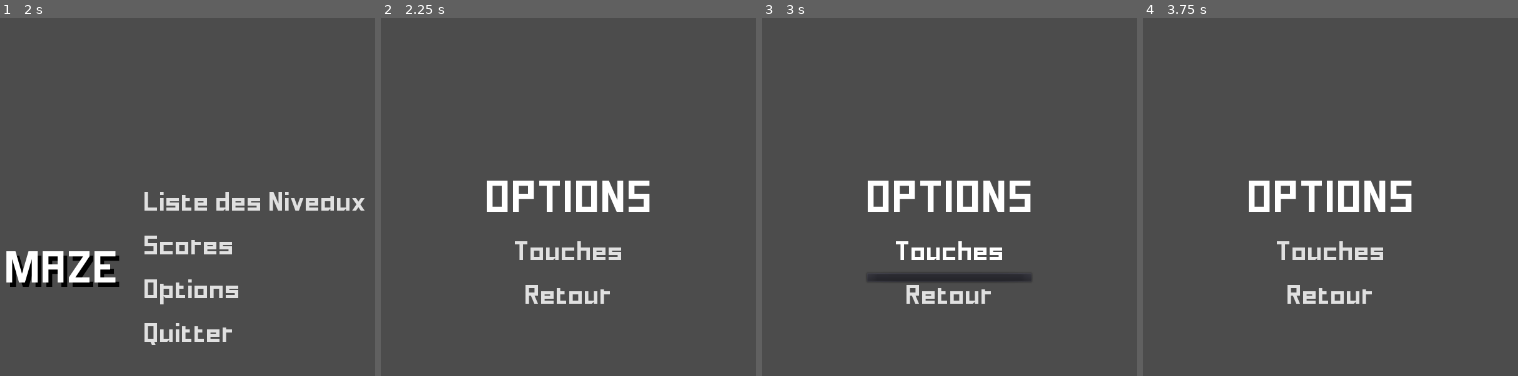
Above: before the commit, frames 1-4 (left to right).
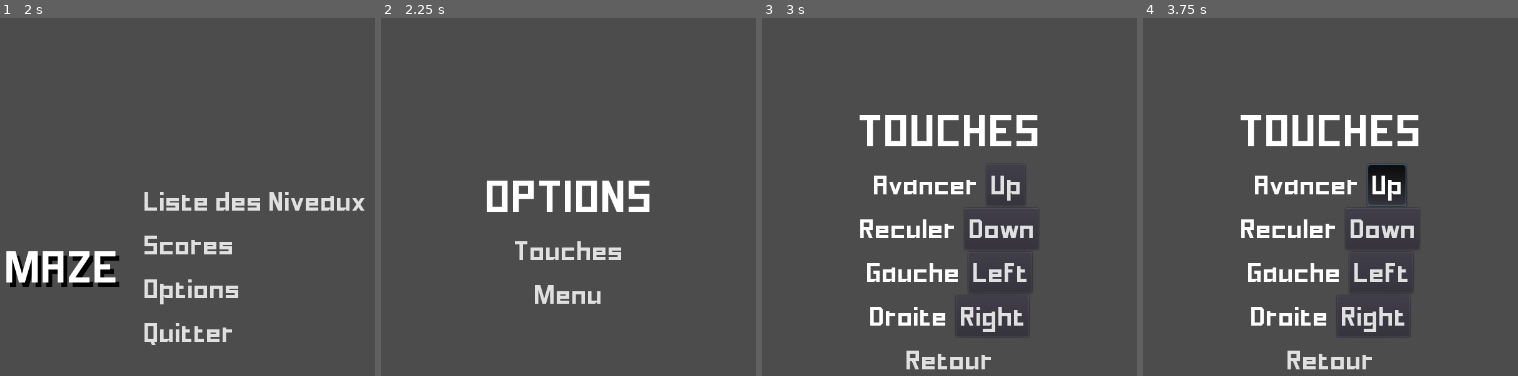
Above: after the commit, the same moments.

Repository: arlr/Maze
Game: Godot game, scene res://Menus/Main_Menu/MainMenu.tscn
Two runs of this game, one before a commit and one after it. Both use one fixed random seed, a clock stepped at 60 frames per second and the inputs below.
Inputs (mouse positions are in pixels of both pictures, inside the frame that each line leads up to):
- Up to frame 1 (2 s): click "Liste des Niveaux" at 0.5 s; click "Retour" at 1.25 s
- Up to frame 2 (2.25 s): click "Options" at 2 s
- Up to frame 3 (3 s): click "Touches" at 2.75 s
- Up to frame 4 (3.75 s): click (1386, 186) at 3.5 s, where only the run after the commit has a clickable "Up"

Frame 1 is identical in both runs. In frame 2, 0.6% of the frame differs, in the area x 38-62%, y 74-80%; in frame 3, 9.9%; in frame 4, 10%, in the area x 25-74%, y 27-99%.

Commit message:
Correction du bug pour l'affectation des touches
Dans les prametres de base du projet il y avait la possiblitée de mettre 2 touches pour une action.
J'ai donc autoriser 1 seule touche par action.

Diff:
--- a/Menus/Options/OptionMenu.gd
+++ b/Menus/Options/OptionMenu.gd
@@ -13,5 +13,9 @@
 #	pass
 
 
-func _on_BP_Retour_pressed():
-	VariableGlobal._deferred_goto_scene(VariableGlobal.old_scene)
+func _on_BP_Menu_pressed():
+	VariableGlobal._deferred_goto_scene("res://Menus/Main_Menu/MainMenu.tscn")
+
+
+func _on_BP_Touches_pressed():
+	VariableGlobal._deferred_goto_scene("res://Menus/Options/Touches/Affectation_touhes.tscn")
--- a/Menus/Options/OptionMenu.tscn
+++ b/Menus/Options/OptionMenu.tscn
@@ -33,10 +33,11 @@
 custom_fonts/font = ExtResource( 3 )
 text = "Touches"
 
-[node name="BP_Retour" type="MenuButton" parent="VBoxContainer"]
+[node name="BP_Menu" type="MenuButton" parent="VBoxContainer"]
 margin_top = 161.0
 margin_right = 269.0
 margin_bottom = 222.0
 custom_fonts/font = ExtResource( 3 )
-text = "Retour"
-[connection signal="pressed" from="VBoxContainer/BP_Retour" to="." method="_on_BP_Retour_pressed"]
+text = "Menu"
+[connection signal="pressed" from="VBoxContainer/BP_Touches" to="." method="_on_BP_Touches_pressed"]
+[connection signal="pressed" from="VBoxContainer/BP_Menu" to="." method="_on_BP_Menu_pressed"]
--- /dev/null
+++ b/Menus/Options/Touches/Affectation_touhes.gd
@@ -0,0 +1,79 @@
+extends Control
+
+#Source https://www.gotut.net/godot-key-bindings-tutorial/
+
+# Declare member variables here. Examples:
+# var a = 2
+# var b = "text"
+
+# Called when the node enters the scene tree for the first time.
+func _ready():
+	_set_keys()
+
+# Called every frame. 'delta' is the elapsed time since the previous frame.
+#func _process(delta):
+#	pass
+
+var can_change_key = false
+var action_string
+enum ACTIONS {ui_up, ui_down, ui_left, ui_right}
+
+func _set_keys():
+	for j in ACTIONS:
+		get_node("VBoxContainer/HBoxContainer_" + str(j) + "/Button_" + str(j)).set_pressed(false)
+		if !InputMap.get_action_list(j).empty():
+			print_debug((" Bouton " + str(j) + " text : " + str(InputMap.get_action_list(j)[0])))
+			print_debug(" $$$$ List " + str(j) + " = " + str(InputMap.get_action_list(j)))
+			get_node("VBoxContainer/HBoxContainer_" + str(j) + "/Button_" + str(j)).set_text(InputMap.get_action_list(j)[0].as_text())
+		else:
+			get_node("VBoxContainer/HBoxContainer_" + str(j) + "/Button_" + str(j)).set_text("No Button!")
+
+func _mark_button(string):
+	print_debug("mark button str = " + string)
+	can_change_key = true
+	action_string = string
+
+	for j in ACTIONS:
+		if j != string:
+			get_node("VBoxContainer/HBoxContainer_" + str(j) + "/Button_" + str(j)).set_pressed(false)
+
+func _input(event):
+	if event is InputEventKey:
+		print_debug("Can change key : " + str(can_change_key))
+		if can_change_key:
+			_change_key(event)
+			can_change_key = false
+
+func _change_key(new_key):
+	print_debug("CHANGE KEY FUNC")
+	#Delete key of pressed button
+	print_debug("New key = " + str(new_key))
+	if !InputMap.get_action_list(action_string).empty():
+		InputMap.action_erase_event(action_string, InputMap.get_action_list(action_string)[0])
+
+	#Check if new key was assigned somewhere
+	for i in ACTIONS:
+		if InputMap.action_has_event(i, new_key):
+			InputMap.action_erase_event(i, new_key)
+
+	#Add new Key
+	print_debug(" --------- Action string = " + str(action_string))
+	print_debug(" +++++++++ New key = " + str(new_key))
+	print_debug( typeof(new_key))
+	InputMap.action_add_event(action_string, new_key)
+	_set_keys()
+
+func _on_Button_ui_up_pressed():
+	_mark_button("ui_up")
+
+func _on_Button_ui_down_pressed():
+	_mark_button("ui_down")
+
+func _on_Button_ui_left_pressed():
+	_mark_button("ui_left")
+
+func _on_Button_ui_right_pressed():
+	_mark_button("ui_right")
+
+func _on_Retour_pressed():
+	VariableGlobal._deferred_goto_scene(VariableGlobal.old_scene)
--- a/Menus/Options/Touches/Affectation_touhes.tscn
+++ b/Menus/Options/Touches/Affectation_touhes.tscn
@@ -1,11 +1,13 @@
-[gd_scene load_steps=3 format=2]
+[gd_scene load_steps=4 format=2]
 
-[ext_resource path="res://Fonts/Title_FontDynamic.tres" type="DynamicFont" id=1]
-[ext_resource path="res://Fonts/Menu_FontDynamic.tres" type="DynamicFont" id=2]
+[ext_resource path="res://Menus/Options/Touches/Affectation_touhes.gd" type="Script" id=1]
+[ext_resource path="res://Fonts/Title_FontDynamic.tres" type="DynamicFont" id=2]
+[ext_resource path="res://Fonts/Menu_FontDynamic.tres" type="DynamicFont" id=3]
 
 [node name="Affectation_touhes" type="Control"]
 anchor_right = 1.0
 anchor_bottom = 1.0
+script = ExtResource( 1 )
 
 [node name="VBoxContainer" type="VBoxContainer" parent="."]
 anchor_left = 0.5
@@ -23,104 +25,117 @@
 [node name="Touches" type="Label" parent="VBoxContainer"]
 margin_right = 640.0
 margin_bottom = 92.0
-custom_fonts/font = ExtResource( 1 )
+custom_fonts/font = ExtResource( 2 )
 text = "Touches"
 align = 1
 uppercase = true
 
-[node name="HBoxContainer_Avancer" type="HBoxContainer" parent="VBoxContainer"]
+[node name="HBoxContainer_ui_up" type="HBoxContainer" parent="VBoxContainer"]
 margin_top = 96.0
 margin_right = 640.0
-margin_bottom = 151.0
+margin_bottom = 157.0
 grow_horizontal = 2
 grow_vertical = 2
 alignment = 1
 
-[node name="Avancer" type="Label" parent="VBoxContainer/HBoxContainer_Avancer"]
+[node name="Avancer" type="Label" parent="VBoxContainer/HBoxContainer_ui_up"]
 margin_left = 223.0
+margin_top = 3.0
 margin_right = 401.0
-margin_bottom = 55.0
-custom_fonts/font = ExtResource( 2 )
+margin_bottom = 58.0
+custom_fonts/font = ExtResource( 3 )
 text = "Avancer "
 align = 1
 
-[node name="Button" type="Button" parent="VBoxContainer/HBoxContainer_Avancer"]
+[node name="Button_ui_up" type="Button" parent="VBoxContainer/HBoxContainer_ui_up"]
 margin_left = 405.0
 margin_right = 417.0
-margin_bottom = 55.0
+margin_bottom = 61.0
+custom_fonts/font = ExtResource( 3 )
 toggle_mode = true
 
-[node name="HBoxContainer_Reculer" type="HBoxContainer" parent="VBoxContainer"]
-margin_top = 155.0
+[node name="HBoxContainer_ui_down" type="HBoxContainer" parent="VBoxContainer"]
+margin_top = 161.0
 margin_right = 640.0
-margin_bottom = 210.0
+margin_bottom = 222.0
 grow_horizontal = 2
 grow_vertical = 2
 alignment = 1
 
-[node name="Reculer" type="Label" parent="VBoxContainer/HBoxContainer_Reculer"]
+[node name="Reculer" type="Label" parent="VBoxContainer/HBoxContainer_ui_down"]
 margin_left = 229.0
+margin_top = 3.0
 margin_right = 394.0
-margin_bottom = 55.0
-custom_fonts/font = ExtResource( 2 )
+margin_bottom = 58.0
+custom_fonts/font = ExtResource( 3 )
 text = "Reculer "
 align = 1
 
-[node name="Button" type="Button" parent="VBoxContainer/HBoxContainer_Reculer"]
+[node name="Button_ui_down" type="Button" parent="VBoxContainer/HBoxContainer_ui_down"]
 margin_left = 398.0
 margin_right = 410.0
-margin_bottom = 55.0
+margin_bottom = 61.0
+custom_fonts/font = ExtResource( 3 )
 toggle_mode = true
 
-[node name="HBoxContainer_Gauche" type="HBoxContainer" parent="VBoxContainer"]
-margin_top = 214.0
+[node name="HBoxContainer_ui_left" type="HBoxContainer" parent="VBoxContainer"]
+margin_top = 226.0
 margin_right = 640.0
-margin_bottom = 269.0
+margin_bottom = 287.0
 grow_horizontal = 2
 grow_vertical = 2
 alignment = 1
 
-[node name="Gauche" type="Label" parent="VBoxContainer/HBoxContainer_Gauche"]
+[node name="Gauche" type="Label" parent="VBoxContainer/HBoxContainer_ui_left"]
 margin_left = 232.0
+margin_top = 3.0
 margin_right = 392.0
-margin_bottom = 55.0
-custom_fonts/font = ExtResource( 2 )
+margin_bottom = 58.0
+custom_fonts/font = ExtResource( 3 )
 text = "Gauche "
 align = 1
 
-[node name="Button" type="Button" parent="VBoxContainer/HBoxContainer_Gauche"]
+[node name="Button_ui_left" type="Button" parent="VBoxContainer/HBoxContainer_ui_left"]
 margin_left = 396.0
 margin_right = 408.0
-margin_bottom = 55.0
+margin_bottom = 61.0
+custom_fonts/font = ExtResource( 3 )
 toggle_mode = true
 
-[node name="HBoxContainer_Droite" type="HBoxContainer" parent="VBoxContainer"]
-margin_top = 273.0
+[node name="HBoxContainer_ui_right" type="HBoxContainer" parent="VBoxContainer"]
+margin_top = 291.0
 margin_right = 640.0
-margin_bottom = 328.0
+margin_bottom = 352.0
 grow_horizontal = 2
 grow_vertical = 2
 alignment = 1
 
-[node name="Droite" type="Label" parent="VBoxContainer/HBoxContainer_Droite"]
+[node name="Droite" type="Label" parent="VBoxContainer/HBoxContainer_ui_right"]
 margin_left = 244.0
+margin_top = 3.0
 margin_right = 379.0
-margin_bottom = 55.0
-custom_fonts/font = ExtResource( 2 )
+margin_bottom = 58.0
+custom_fonts/font = ExtResource( 3 )
 text = "Droite "
 align = 1
 
-[node name="Button" type="Button" parent="VBoxContainer/HBoxContainer_Droite"]
+[node name="Button_ui_right" type="Button" parent="VBoxContainer/HBoxContainer_ui_right"]
 margin_left = 383.0
 margin_right = 395.0
-margin_bottom = 55.0
+margin_bottom = 61.0
+custom_fonts/font = ExtResource( 3 )
 toggle_mode = true
 
 [node name="Retour" type="MenuButton" parent="VBoxContainer"]
-margin_top = 332.0
+margin_top = 356.0
 margin_right = 640.0
-margin_bottom = 393.0
+margin_bottom = 417.0
 grow_horizontal = 2
 grow_vertical = 2
-custom_fonts/font = ExtResource( 2 )
+custom_fonts/font = ExtResource( 3 )
 text = "Retour"
+[connection signal="pressed" from="VBoxContainer/HBoxContainer_ui_up/Button_ui_up" to="." method="_on_Button_ui_up_pressed"]
+[connection signal="pressed" from="VBoxContainer/HBoxContainer_ui_down/Button_ui_down" to="." method="_on_Button_ui_down_pressed"]
+[connection signal="pressed" from="VBoxContainer/HBoxContainer_ui_left/Button_ui_left" to="." method="_on_Button_ui_left_pressed"]
+[connection signal="pressed" from="VBoxContainer/HBoxContainer_ui_right/Button_ui_right" to="." method="_on_Button_ui_right_pressed"]
+[connection signal="pressed" from="VBoxContainer/Retour" to="." method="_on_Retour_pressed"]
--- a/VariableGlobal.gd
+++ b/VariableGlobal.gd
@@ -27,11 +27,12 @@
 
 	# The solution is to defer the load to a later time, when
 	# we can be sure that no code from the current scene is running:
-	old_scene = current_scene.filename	#Réupère le chemain de la scene actuel à utiliser pour les boutons retour
-	print_debug(" Old scene = " + str(old_scene))
 	call_deferred("_deferred_goto_scene", path)
 
 func _deferred_goto_scene(path):
+
+	old_scene = current_scene.filename	#Réupère le chemain de la scene actuel à utiliser pour les boutons retour
+	print_debug(" Old scene = " + str(old_scene))
 	# It is now safe to remove the current scene
 	current_scene.queue_free()	#https://godotengine.org/qa/4062/freeing-objects-nodes
 
--- a/project.godot
+++ b/project.godot
@@ -31,6 +31,26 @@
 
 [input]
 
+ui_left={
+"deadzone": 0.5,
+"events": [ Object(InputEventKey,"resource_local_to_scene":false,"resource_name":"","device":0,"alt":false,"shift":false,"control":false,"meta":false,"command":false,"pressed":false,"scancode":16777231,"unicode":0,"echo":false,"script":null)
+ ]
+}
+ui_right={
+"deadzone": 0.5,
+"events": [ Object(InputEventKey,"resource_local_to_scene":false,"resource_name":"","device":0,"alt":false,"shift":false,"control":false,"meta":false,"command":false,"pressed":false,"scancode":16777233,"unicode":0,"echo":false,"script":null)
+ ]
+}
+ui_up={
+"deadzone": 0.5,
+"events": [ Object(InputEventKey,"resource_local_to_scene":false,"resource_name":"","device":0,"alt":false,"shift":false,"control":false,"meta":false,"command":false,"pressed":false,"scancode":16777232,"unicode":0,"echo":false,"script":null)
+ ]
+}
+ui_down={
+"deadzone": 0.5,
+"events": [ Object(InputEventKey,"resource_local_to_scene":false,"resource_name":"","device":0,"alt":false,"shift":false,"control":false,"meta":false,"command":false,"pressed":false,"scancode":16777234,"unicode":0,"echo":false,"script":null)
+ ]
+}
 FPS={
 "deadzone": 0.5,
 "events": [ Object(InputEventKey,"resource_local_to_scene":false,"resource_name":"","device":0,"alt":false,"shift":false,"control":false,"meta":false,"command":false,"pressed":false,"scancode":70,"unicode":0,"echo":false,"script":null)
